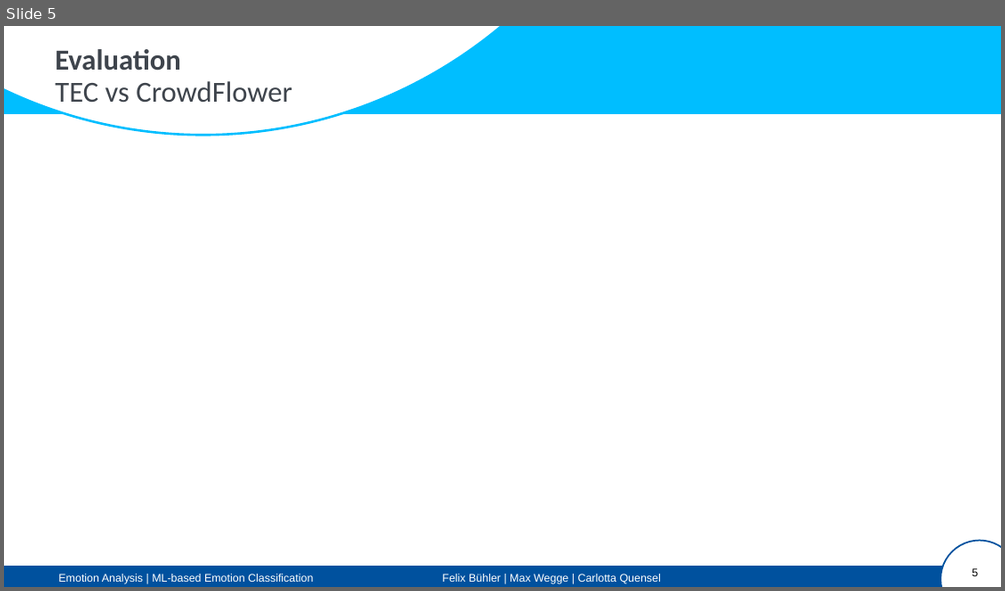
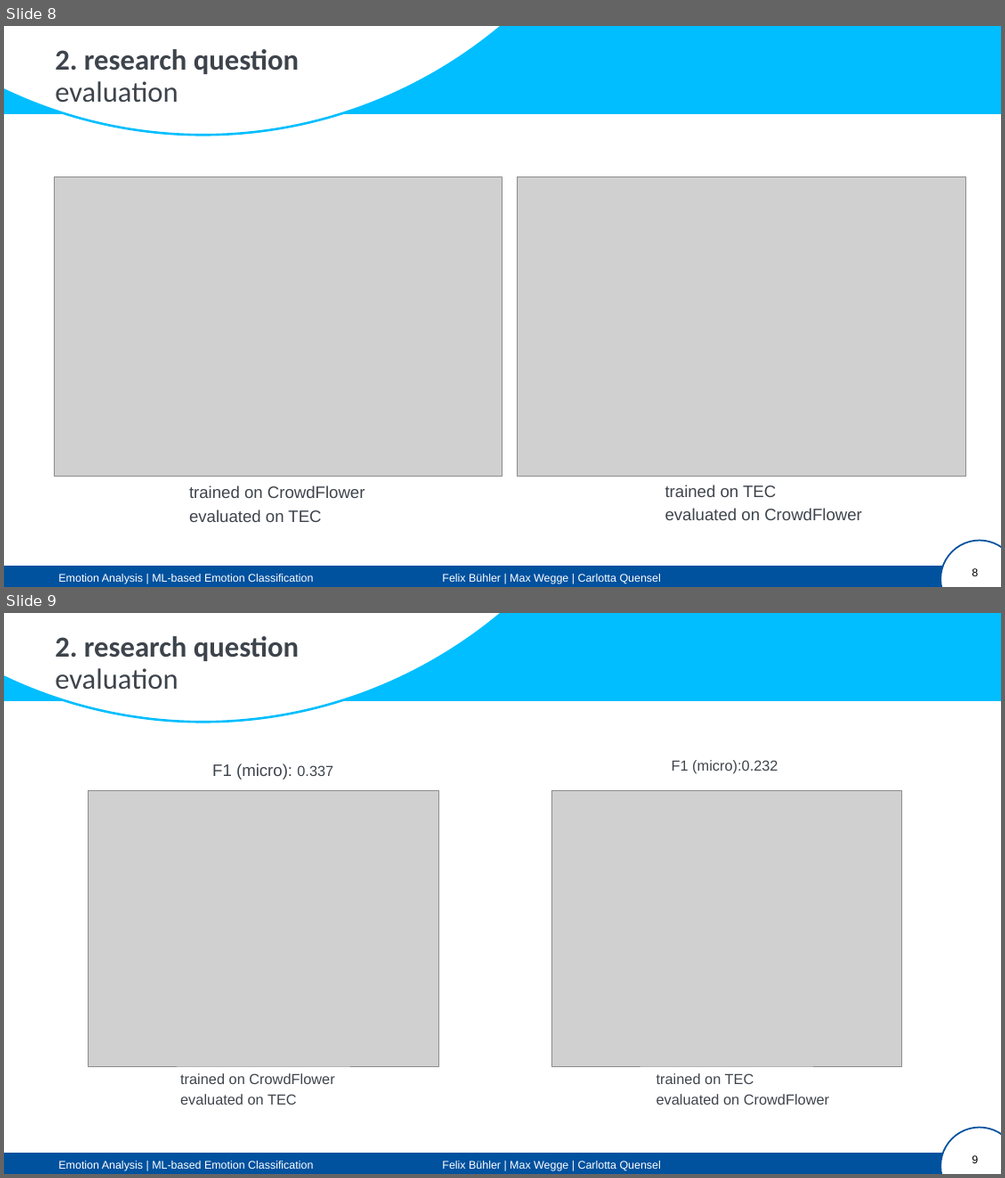
Before and after one commit to Stunkymonkey/emotion-analysis, a slide deck: excercise2/emotion-analysis_assignment2.pptx. Shown one above the other, each under a label of ours: slide 5 before the commit, slides 8 and 9 after it. The pictures are 1005x591 and 1005x1178 pixels, drawn with LibreOffice and Linux fonts; fonts in the diff are those of the drawing; grey boxes stand for pictures. Boxes give left, top, right and bottom in pixels: in the first picture for what was removed or moved away, otherwise in the second. Text is boxed around its words. In the diff, an @@ line names an element or a change of style, - is before the commit and + after.

```diff
--- a/excercise2/emotion-analysis_assignment2.pptx
+++ b/excercise2/emotion-analysis_assignment2.pptx
@@ slide 9 added at box(4, 613, 1001, 1174), background #FFFFFF; not listed: 4 template elements that a slide beside it also shows @@
@@ text added at box(55, 636, 299, 690), 28 pt, text #3E444C, bold @@
+2. research question
+evaluation
@@ text added at box(212, 763, 333, 779), 16 pt, text #3E444C @@
+F1 (micro): 0.337
@@ text added at box(672, 760, 777, 774), 14 pt, text #3E444C @@
+F1 (micro):0.232
@@ picture added at box(88, 790, 438, 1066) @@
@@ picture added at box(551, 790, 902, 1066) @@
@@ text added at box(180, 1073, 334, 1104), 14 pt, text #3E444C @@
+trained on CrowdFlower
+evaluated on TEC
@@ text added at box(656, 1073, 829, 1104), 14 pt, text #3E444C @@
+trained on TEC
+evaluated on CrowdFlower
@@ text added at box(58, 1160, 661, 1171), 10.7 pt, text #FFFFFF @@
+Emotion Analysis | ML-based Emotion Classification Felix Bühler | Max Wegge | Carlotta Quensel
@@ page number added at box(971, 1155, 978, 1163), 10.7 pt, text #000000 @@
+9
@@ what was slide 5 is now slide 8 @@
@@ slide 8 changed as well @@
@@ text at box(55, 49, 299, 103): text changed; bold on @@
-Evaluation
-TEC vs CrowdFlower
+2. research question
+evaluation
@@ picture added at box(54, 177, 502, 476) @@
@@ picture added at box(518, 177, 966, 476) @@
@@ text added at box(189, 485, 365, 522), 16 pt, text #3E444C @@
+trained on CrowdFlower
+evaluated on TEC
@@ text added at box(665, 484, 862, 520), 16 pt, text #3E444C @@
+trained on TEC
+evaluated on CrowdFlower
@@ page number at box(971, 568, 978, 576): text changed @@
-5
+8
```
Also in this commit, not shown: 4 other slides changed, 6 other slides added, 1 slide removed.
